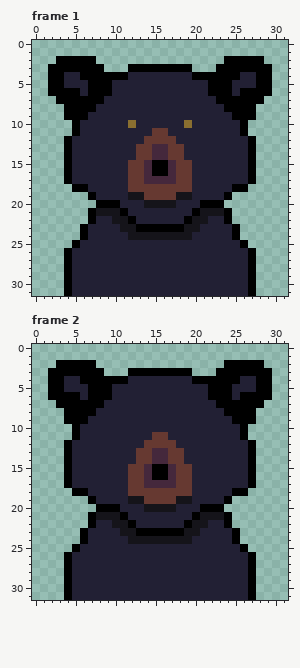
A pixel-art file gets an edit: pets/smokey/art/Bear.ase. The picture above was drawn from the file before the commit.
32x32 pixels, 2 frames. Shown: frame 1, frame 2.
The same view after the edit:
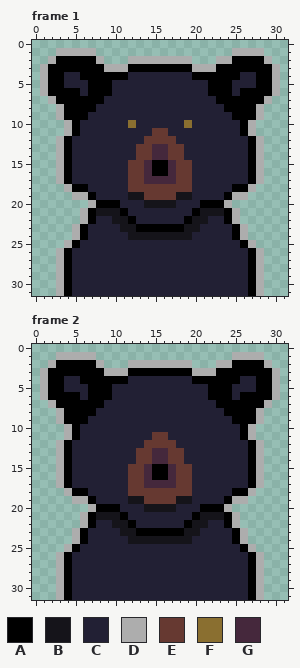
Palette (. is transparent): A #000000  B #15141a  C #222034  D #adadad  E #663931  F #8a6f30  G #45283c
Changes in this commit:
Changed rows in their new state; - is an unchanged pixel.
Frame 1:
first column x 1:
 1 --DDDDD-----------------DDDD--
 2 -D-----D---DDDDDDDD---DD----D-
 3 D-------DDD--------DDD-------D
 4 D----------------------------D
 5 D----------------------------D
 6 D----------------------------D
 7 -D--------------------------D-
 8 --D------------------------D--
 9 --D------------------------D--
10 ---D----------------------D---
11 ---D----------------------D---
12 --D------------------------D--
13 --D------------------------D--
14 --D------------------------D--
15 --D------------------------D--
16 --D------------------------D--
17 --D------------------------D--
18 ---D----------------------D---
19 ----DD------------------DD----
20 ------D----------------D------
21 -----D------------------D-----
22 -----D------------------D-----
23 ----D--------------------D----
24 ----D--------------------D----
25 ---D----------------------D---
26 --D------------------------D--
27 --D------------------------D--
28 --D------------------------D--
29 --D------------------------D--
30 --D------------------------D--
31 --D------------------------D--
Frame 2: the same change as frame 1
Boxes around the changes in both pictures, in picture pixels (x1, y1, x2, y2):
changed: (40, 48, 280, 296)
changed: (40, 352, 280, 600)
